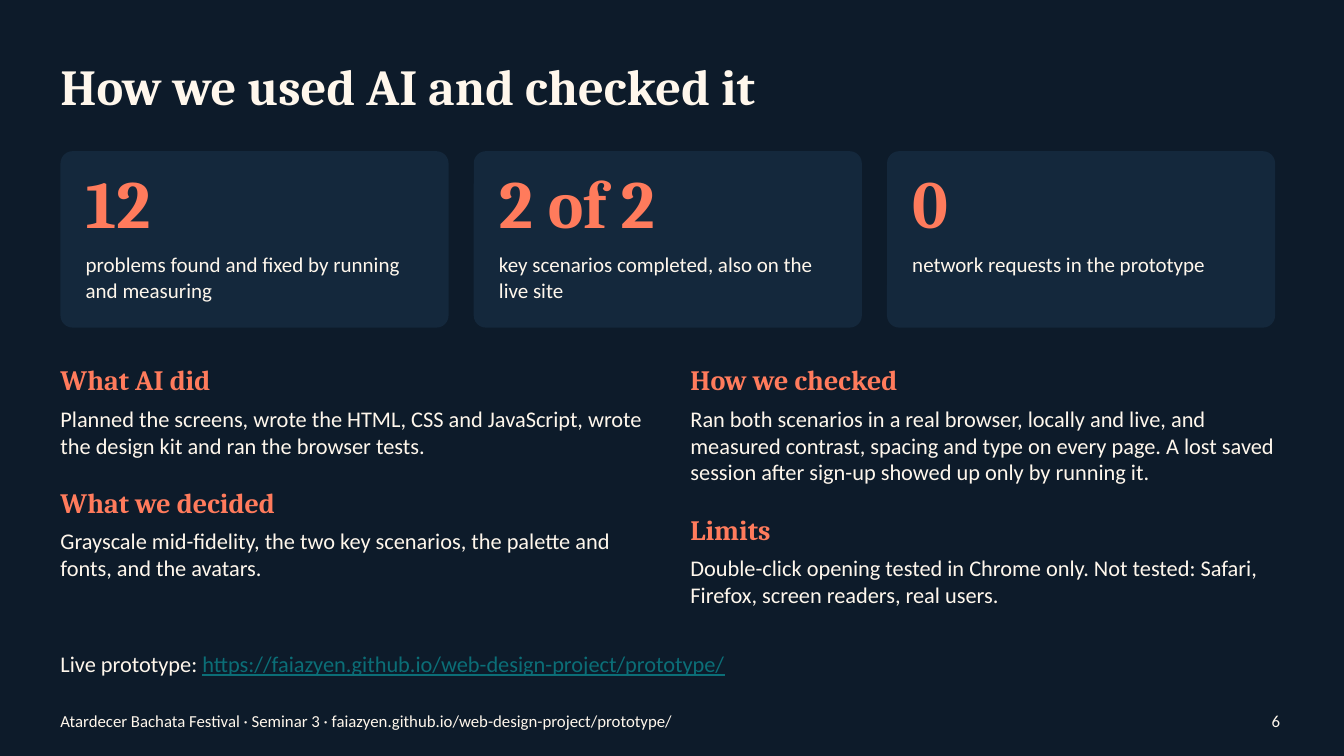
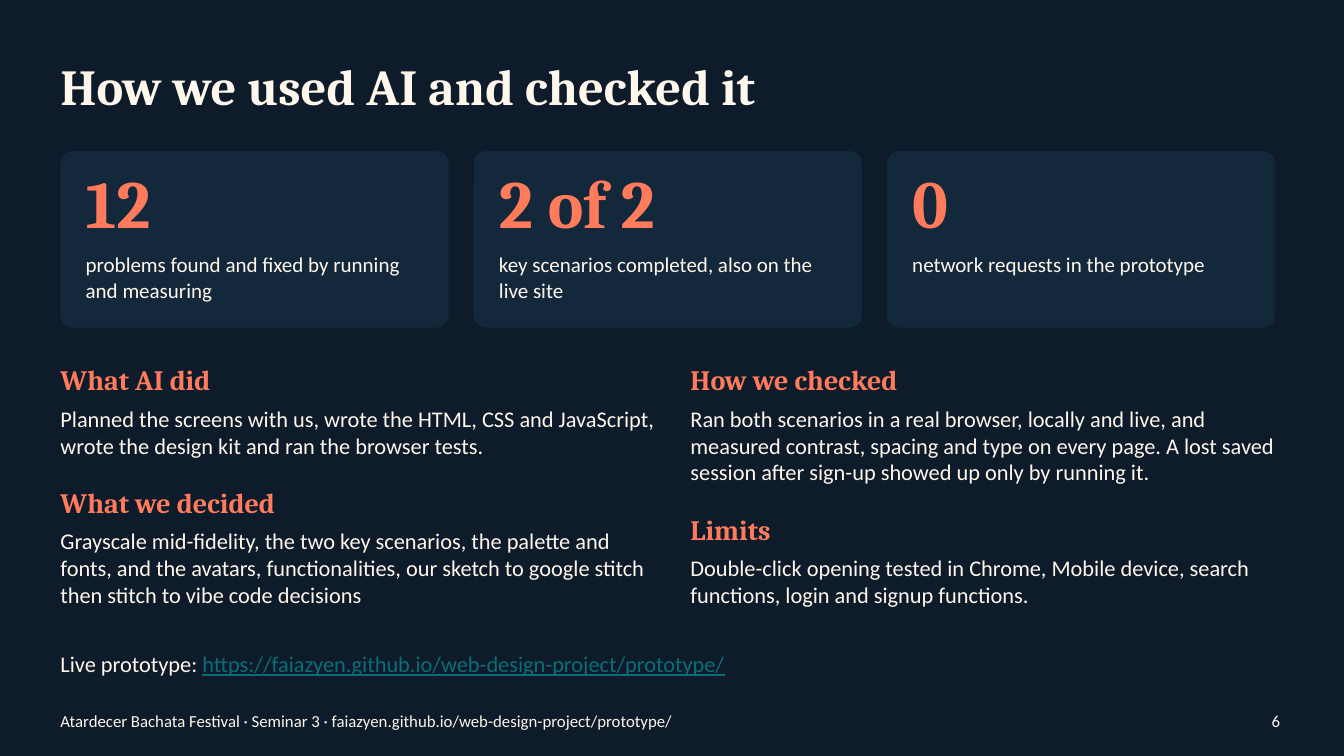
Before and after one commit to faiazyen/web-design-project, a slide deck: slide 6 of Seminar 3 Submission/presentation.pptx. Drawn at 1344x756 pixels with LibreOffice and Linux fonts; fonts in the diff are those of the drawing. Boxes give left, top, right and bottom in pixels: in the first picture for what was removed or moved away, otherwise in the second. Text is boxed around its words. In the diff, an @@ line names an element or a change of style, - is before the commit and + after.

```diff
--- a/Seminar 3 Submission/presentation.pptx
+++ b/Seminar 3 Submission/presentation.pptx
@@ text at box(60, 411, 654, 458): text changed @@
-Planned the screens, wrote the HTML, CSS and JavaScript, wrote the design kit and ran the browser tests.
+Planned the screens with us, wrote the HTML, CSS and JavaScript, wrote the design kit and ran the browser tests.
@@ text at box(60, 533, 644, 603): text changed @@
-Grayscale mid-fidelity, the two key scenarios, the palette and fonts, and the avatars.
+Grayscale mid-fidelity, the two key scenarios, the palette and fonts, and the avatars, functionalities, our sketch to google stitch then stitch to vibe code decisions
@@ text at box(690, 560, 1249, 607): text changed @@
-Double-click opening tested in Chrome only. Not tested: Safari, Firefox, screen readers, real users.
+Double-click opening tested in Chrome, Mobile device, search functions, login and signup functions.
```
Also in this commit, not shown: 1 other file.
